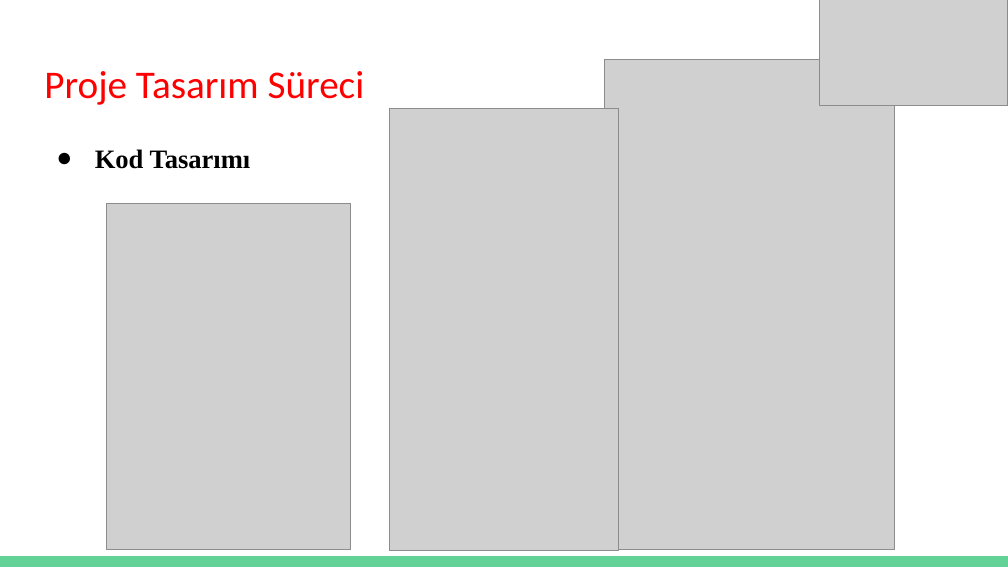
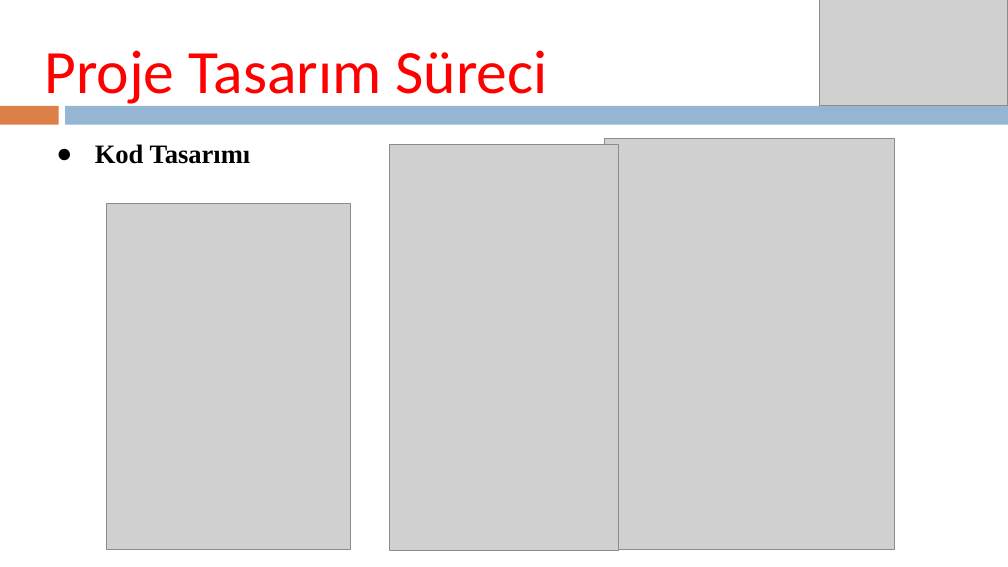
Before and after one commit to PPE2020Ankara/Grup1, a slide deck: slide 9 of Rapor/Grup-1.pptx. Drawn at 1008x567 pixels with LibreOffice and Linux fonts; fonts in the diff are those of the drawing; grey boxes stand for pictures. Boxes give left, top, right and bottom in pixels: in the first picture for what was removed or moved away, otherwise in the second. Text is boxed around its words. In the diff, an @@ line names an element or a change of style, - is before the commit and + after.

```diff
--- a/Rapor/Grup-1.pptx
+++ b/Rapor/Grup-1.pptx
@@ title "Proje Tasarım Süreci" moved from (x1=44, y1=71, x2=365, y2=105) to (x1=44, y1=50, x2=547, y2=107) @@
@@ title "Proje Tasarım Süreci" at (x1=44, y1=50, x2=547, y2=107): size 28 to 44 pt @@
@@ rectangle added at (x1=0, y1=106, x2=58, y2=125), fill #DD8047 @@
@@ rectangle added at (x1=66, y1=106, x2=1008, y2=125), fill #94B6D2 @@
@@ text "Kod Tasarımı" at (x1=95, y1=144, x2=251, y2=164): line spacing 1.15 to 1 @@
@@ picture resized from (x1=389, y1=108, x2=618, y2=550) to (x1=389, y1=145, x2=618, y2=550) @@
@@ picture resized from (x1=605, y1=59, x2=895, y2=548) to (x1=605, y1=138, x2=895, y2=549) @@
@@ rectangle removed at (x1=0, y1=556, x2=1008, y2=567) @@
```
Also in this commit, not shown: 10 other slides changed, 3 slides added, 1 slide removed.
